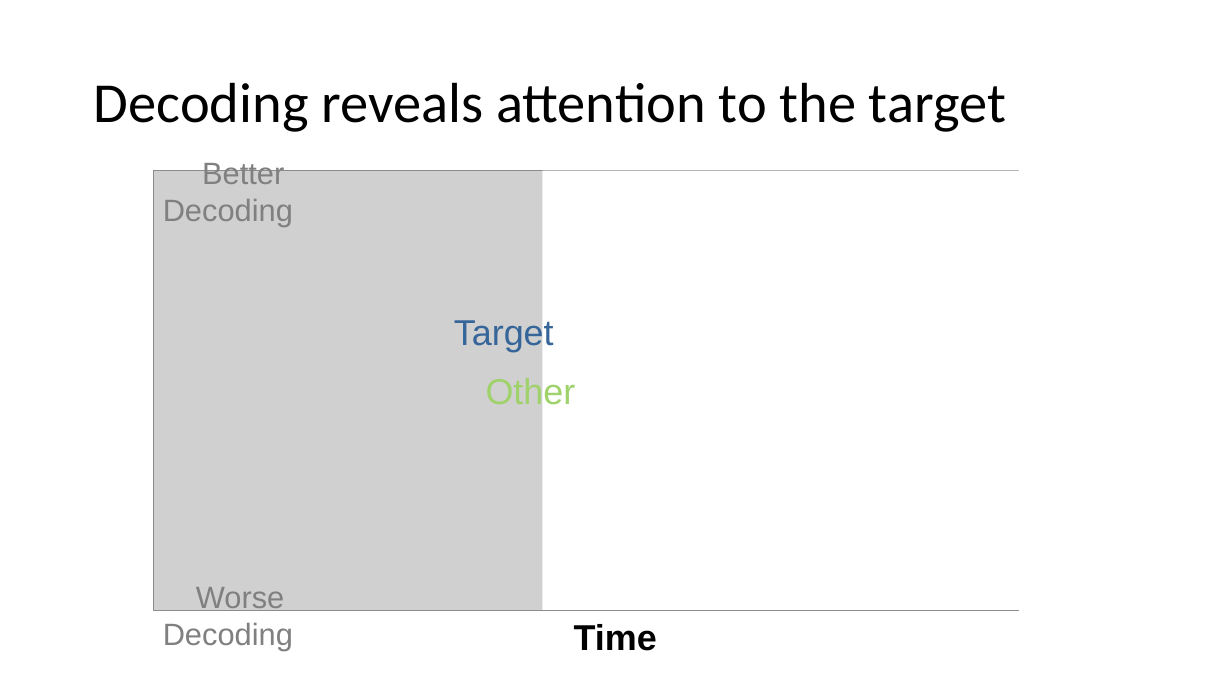
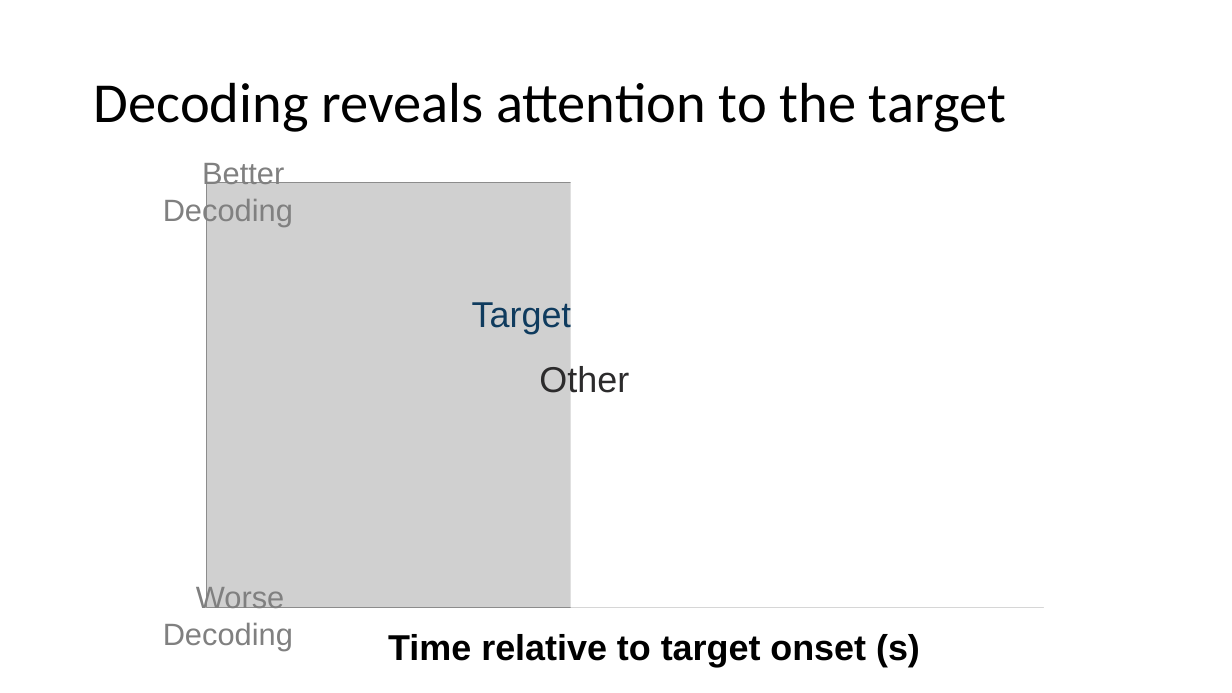
Before and after one commit to haberdashPI/german_track, a slide deck: slide 66 of presentations/ARO_2021/adapting_auditory_attention.pptx (slide 72 before the commit). Drawn at 1232x693 pixels with LibreOffice and Linux fonts; fonts in the diff are those of the drawing; grey boxes stand for pictures. Boxes give left, top, right and bottom in pixels: in the first picture for what was removed or moved away, otherwise in the second. Text is boxed around its words. In the diff, an @@ line names an element or a change of style, - is before the commit and + after.

```diff
--- a/presentations/ARO_2021/adapting_auditory_attention.pptx
+++ b/presentations/ARO_2021/adapting_auditory_attention.pptx
@@ rectangle: place and size @@
-rectangle at box(543, 171, 1194, 610)
+rectangle at box(571, 171, 1194, 608)
@@ picture: place and size @@
-picture at box(153, 171, 1019, 610)
+picture at box(207, 183, 1043, 608)
@@ text "Target": place and size @@
-text "Target" at box(454, 316, 554, 351)
+text "Target" at box(472, 299, 572, 334)
@@ text "Target" at box(472, 299, 572, 334): text colour #356599 to #0F3B5E @@
@@ text "Other": place and size @@
-text "Other" at box(486, 376, 576, 411)
+text "Other" at box(539, 364, 629, 399)
@@ text "Other" at box(539, 364, 629, 399): text colour #A0D26C to #2C2B2C @@
@@ text removed at box(574, 624, 657, 651) @@
-Time
@@ text added at box(388, 634, 920, 667), 28 pt, text #000000, bold @@
+Time relative to target onset (s)
```
Also in this commit, not shown: 29 other slides changed, 15 slides added, 8 slides removed.
